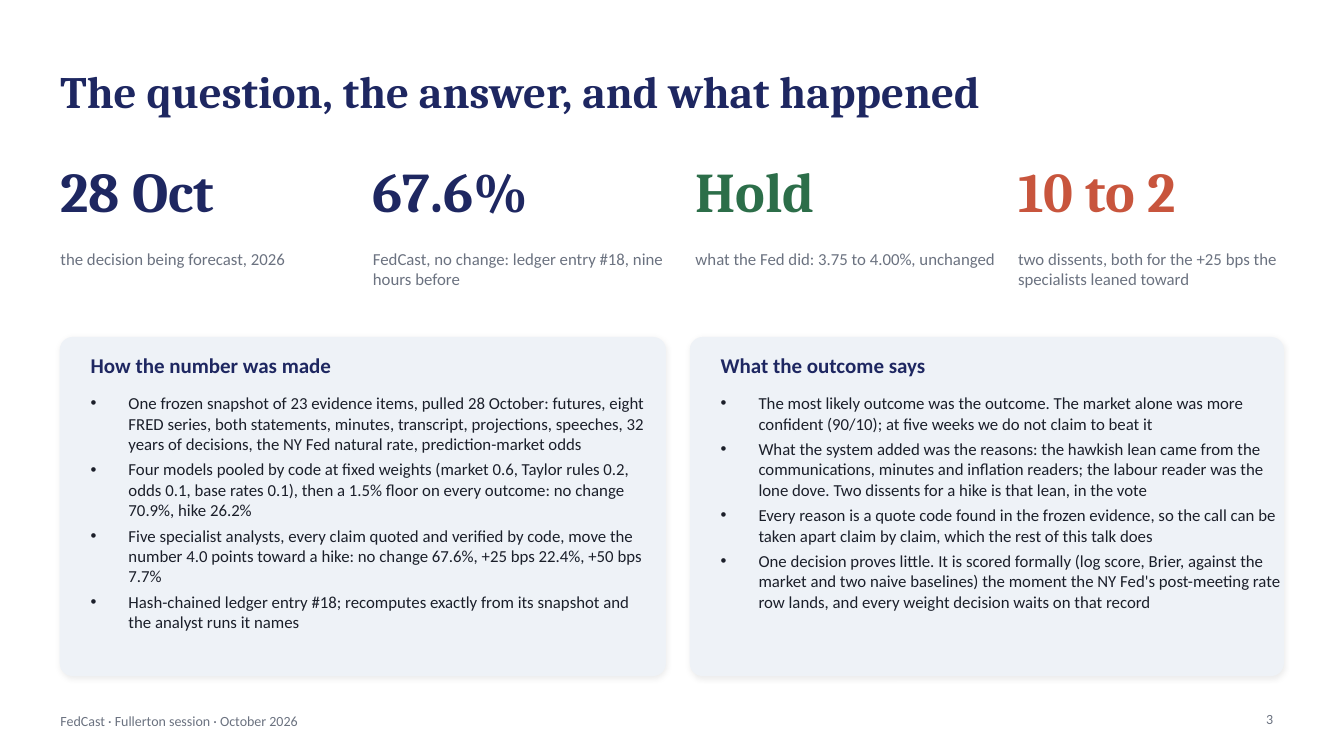
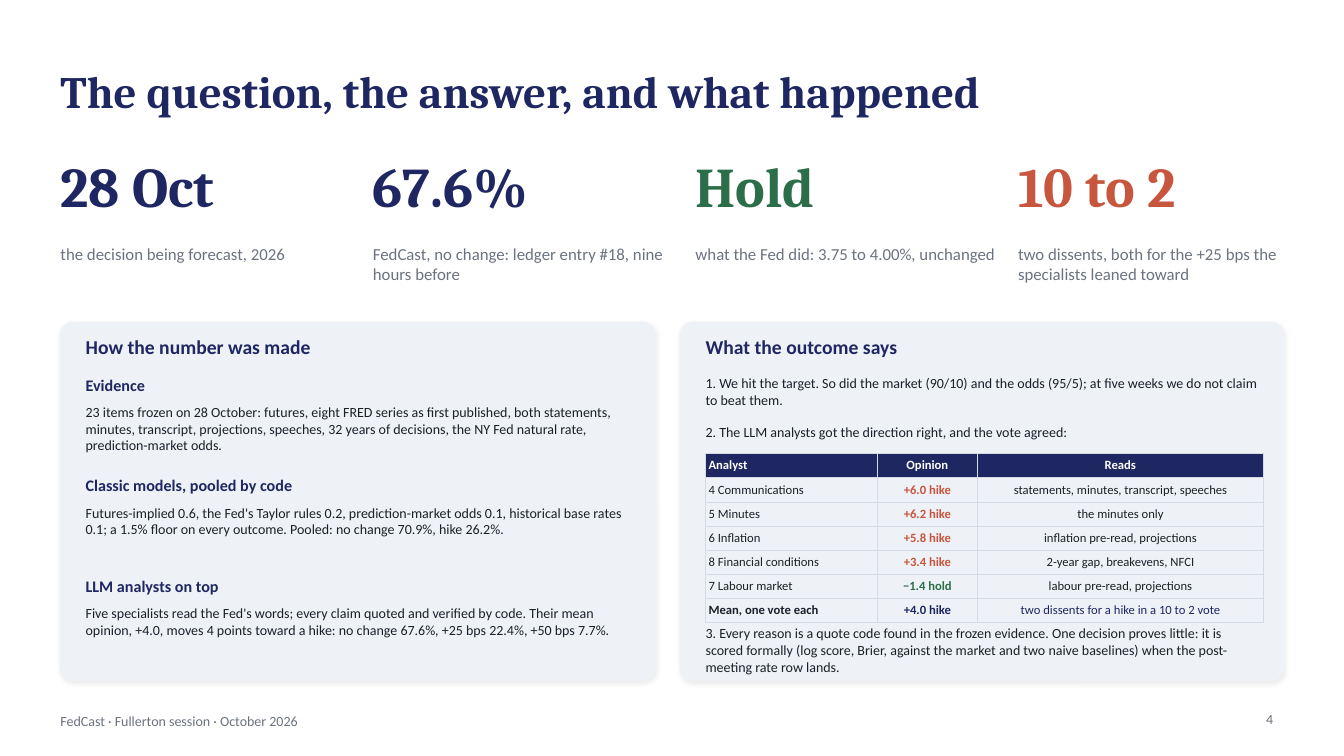
Before and after one commit to kmt112/fed-forecast, a slide deck: slide 4 of docs/FedCast_Fullerton.pptx (slide 3 before the commit). Drawn at 1344x756 pixels with LibreOffice and Linux fonts; fonts in the diff are those of the drawing. Boxes give left, top, right and bottom in pixels: in the first picture for what was removed or moved away, otherwise in the second. Text is boxed around its words. In the diff, an @@ line names an element or a change of style, - is before the commit and + after.

```diff
--- a/docs/FedCast_Fullerton.pptx
+++ b/docs/FedCast_Fullerton.pptx
@@ 8 texts: place and size @@
-8 texts at <box>60,173,1277,288</box>
+8 texts at <box>60,168,1277,283</box>
@@ rounded rectangle: place and size @@
-rounded rectangle at <box>60,338,665,676</box>
+rounded rectangle at <box>60,323,655,681</box>
@@ rounded rectangle at <box>60,323,655,681</box>: proportions changed @@
@@ rounded rectangle at <box>681,323,1284,681</box>: proportions changed @@
@@ rounded rectangle: place and size @@
-rounded rectangle at <box>691,338,1284,676</box>
+rounded rectangle at <box>681,323,1284,681</box>
@@ text "How the number was made": place and size @@
-text "How the number was made" at <box>91,358,331,373</box>
+text "How the number was made" at <box>86,340,310,354</box>
@@ text "How the number was made" at <box>86,340,310,354</box>: size 15 to 14 pt @@
@@ text "What the outcome says" at <box>706,340,897,357</box>: size 15 to 14 pt @@
@@ text "What the outcome says": place and size @@
-text "What the outcome says" at <box>721,358,926,377</box>
+text "What the outcome says" at <box>706,340,897,357</box>
@@ text added at <box>86,379,145,391</box>, 11.5 pt, text #1E2761, bold @@
+Evidence
@@ text added at <box>706,378,1257,405</box>, 10 pt, text #1B1F2A @@
+1. We hit the target. So did the market (90/10) and the odds (95/5); at five weeks we do not claim to beat them.
@@ text added at <box>86,407,611,452</box>, 10 pt, text #1B1F2A @@
+23 items frozen on 28 October: futures, eight FRED series as first published, both statements, minutes, transcript, projections, speeches, 32 years of decisions, the NY Fed natural rate, prediction-market odds.
@@ text removed at <box>759,397,1280,611</box> @@
-• The most likely outcome was the outcome. The market alone was more confident (90/10); at five weeks we do not claim to beat it
-• What the system added was the reasons: the hawkish lean came from the communications, minutes and inflation readers; the labour reader was the lone dove. Two dissents for a hike is that lean, in the vote
-• Every reason is a quote code found in the frozen evidence, so the call can be taken apart claim by claim, which the rest of this talk does
-• One decision proves little. It is scored formally (log score, Brier, against the market and two naive baselines) the moment the NY Fed's post-meeting rate row lands, and every weight decision waits on that record
@@ text added at <box>706,427,1067,440</box>, 10 pt, text #1B1F2A @@
+2. The LLM analysts got the direction right, and the vote agreed:
@@ text added at <box>86,479,292,494</box>, 11.5 pt, text #1E2761, bold @@
+Classic models, pooled by code
@@ table added at <box>706,454,1263,620</box>, 7 rows, 3 columns @@
+Analyst | Opinion | Reads
+4 Communications | +6.0 hike | statements, minutes, transcript, speeches
+5 Minutes | +6.2 hike | the minutes only
+6 Inflation | +5.8 hike | inflation pre-read, projections
+8 Financial conditions | +3.4 hike | 2-year gap, breakevens, NFCI
+7 Labour market | −1.4 hold | labour pre-read, projections
+Mean, one vote each | +4.0 hike | two dissents for a hike in a 10 to 2 vote
@@ text at <box>86,508,621,537</box>: text changed; size 12 to 10 pt @@
-• One frozen snapshot of 23 evidence items, pulled 28 October: futures, eight FRED series, both statements, minutes, transcript, projections, speeches, 32 years of decisions, the NY Fed natural rate, prediction-market odds
-• Four models pooled by code at fixed weights (market 0.6, Taylor rules 0.2, odds 0.1, base rates 0.1), then a 1.5% floor on every outcome: no change 70.9%, hike 26.2%
-• Five specialist analysts, every claim quoted and verified by code, move the number 4.0 points toward a hike: no change 67.6%, +25 bps 22.4%, +50 bps 7.7%
-• Hash-chained ledger entry #18; recomputes exactly from its snapshot and the analyst runs it names
+Futures-implied 0.6, the Fed's Taylor rules 0.2, prediction-market odds 0.1, historical base rates 0.1; a 1.5% floor on every outcome. Pooled: no change 70.9%, hike 26.2%.
@@ text added at <box>86,580,219,595</box>, 11.5 pt, text #1E2761, bold @@
+LLM analysts on top
@@ text added at <box>86,608,609,638</box>, 10 pt, text #1B1F2A @@
+Five specialists read the Fed's words; every claim quoted and verified by code. Their mean opinion, +4.0, moves 4 points toward a hike: no change 67.6%, +25 bps 22.4%, +50 bps 7.7%.
@@ text added at <box>706,628,1228,675</box>, 10 pt, text #1B1F2A @@
+3. Every reason is a quote code found in the frozen evidence. One decision proves little: it is scored formally (log score, Brier, against the market and two naive baselines) when the post-meeting rate row lands.
@@ page number at <box>1266,715,1273,724</box>: text changed @@
-3
+4
```
Also in this commit, not shown: 8 other slides changed, 1 slide added, 2 other files.
